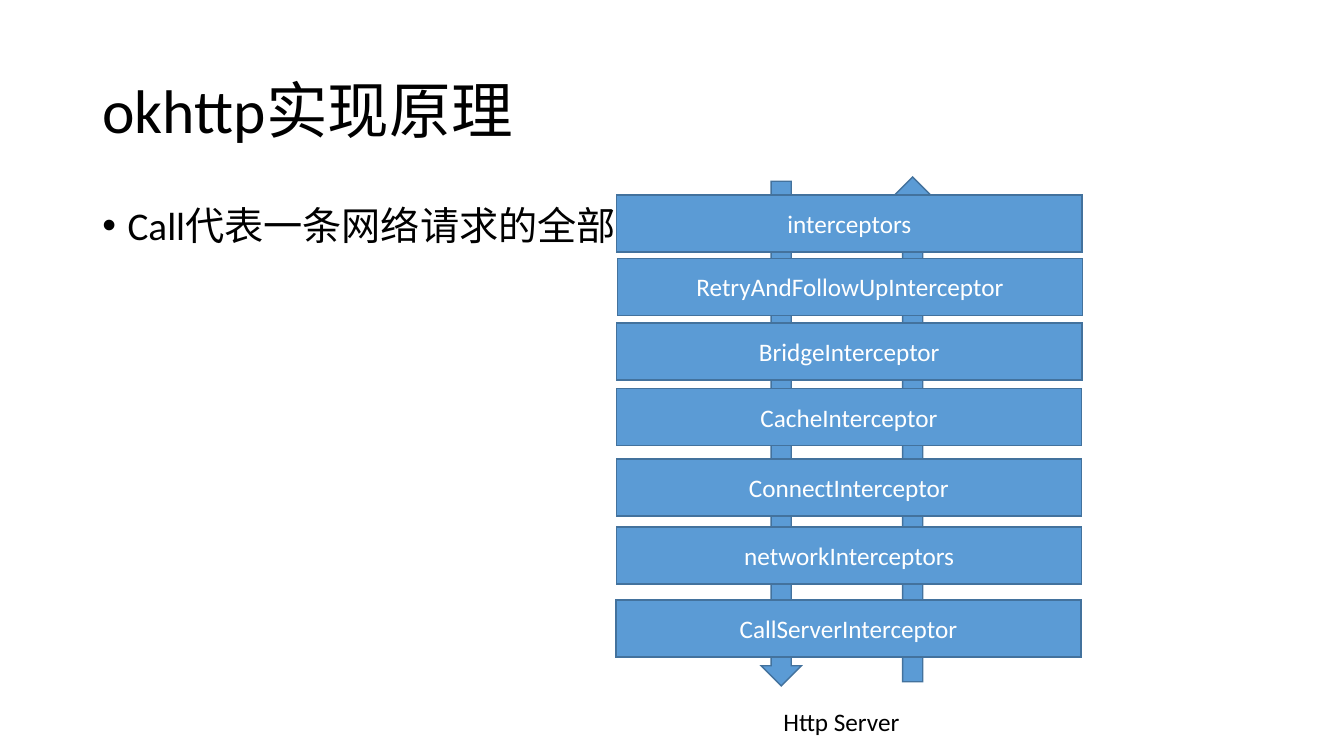
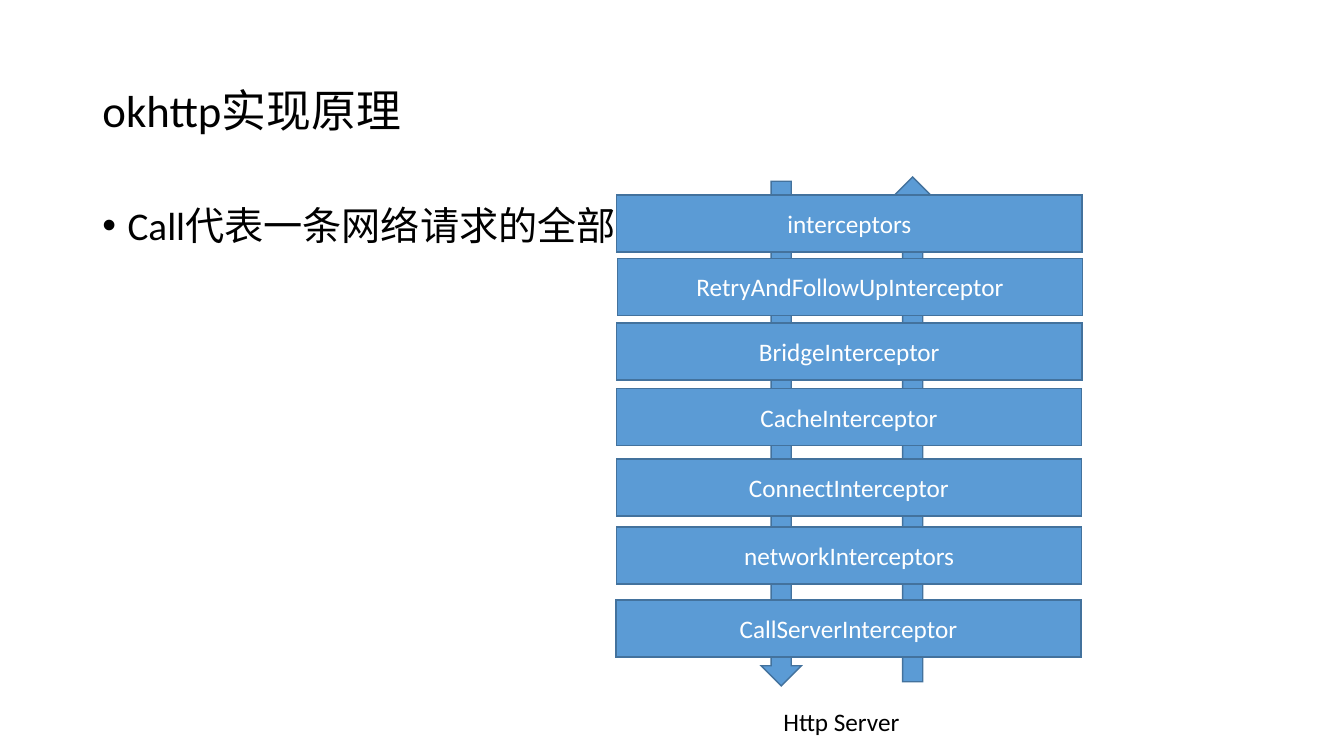
Before and after one commit to daisongsong1991/ppt, a slide deck: slide 22 of net_ppt.pptx (slide 23 before the commit). Drawn at 1344x756 pixels with LibreOffice and Linux fonts; fonts in the diff are those of the drawing. Boxes give left, top, right and bottom in pixels: in the first picture for what was removed or moved away, otherwise in the second. Text is boxed around its words. In the diff, an @@ line names an element or a change of style, - is before the commit and + after.

```diff
--- a/net_ppt.pptx
+++ b/net_ppt.pptx
@@ title "okhttp实现原理" at box(102, 90, 400, 135): size 44 to 32 pt @@
```
Also in this commit, not shown: 15 other slides changed, 3 slides added, 4 slides removed.
